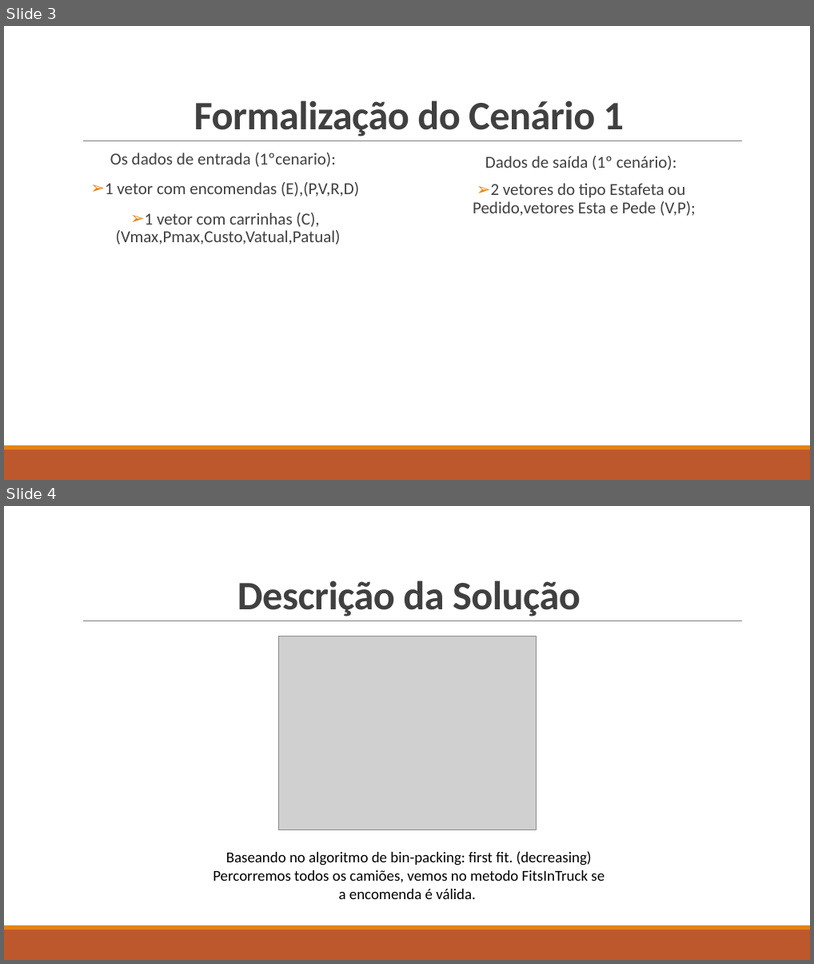
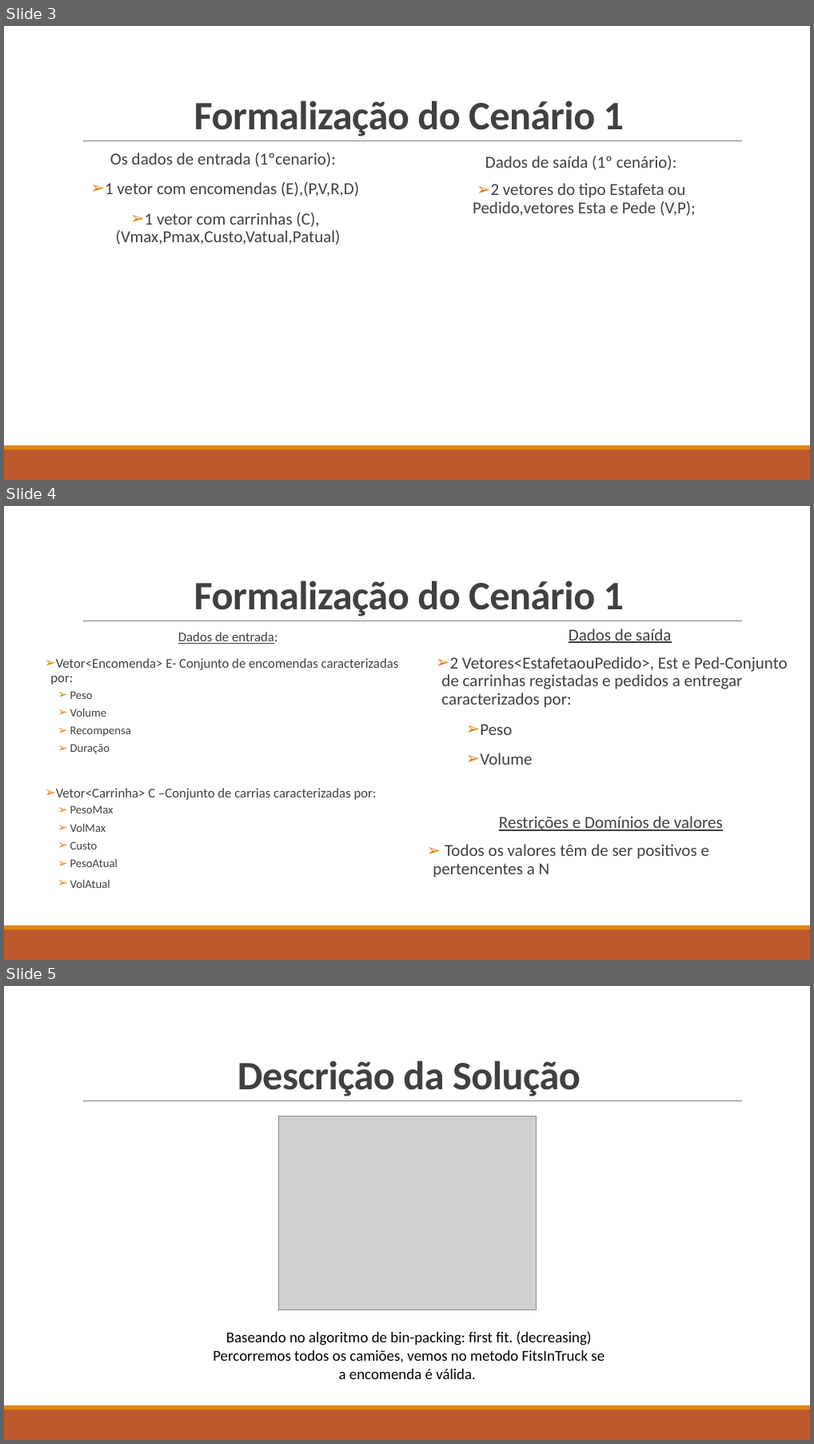
Before and after one commit to Miggs7/DA-Proj-22, a slide deck: Presentation/Logística Urbana para Entrega de Mercadorias.pptx. Shown one above the other, each under a label of ours: slides 3 and 4 before the commit, slides 3, 4 and 5 after it. The pictures are 814x964 and 814x1444 pixels, drawn with LibreOffice and Linux fonts; fonts in the diff are those of the drawing; grey boxes stand for pictures. Boxes give left, top, right and bottom in pixels: in the first picture for what was removed or moved away, otherwise in the second. Text is boxed around its words. In the diff, an @@ line names an element or a change of style, - is before the commit and + after.

```diff
--- a/Presentation/Logística Urbana para Entrega de Mercadorias.pptx
+++ b/Presentation/Logística Urbana para Entrega de Mercadorias.pptx
@@ slide 4 added at [4,506,810,960], background #FFFFFF; not listed: 3 template elements that a slide beside it also shows @@
@@ text added at [194,580,624,616], 48 pt, text #404040, bold @@
+Formalização do Cenário 1
@@ text added at [50,632,399,888], 16 pt, text #404040 @@
+Dados de entrada:
+➢ Vetor<Encomenda> E- Conjunto de encomendas caracterizadas por:
+  ➢ Peso
+  ➢ Volume
+  ➢ Recompensa
+  ➢ Duração
+➢ Vetor<Carrinha> C –Conjunto de carrias caracterizadas por:
+  ➢ PesoMax
+  ➢ VolMax
+  ➢ Custo
+  ➢ PesoAtual
+  ➢ VolAtual
@@ text added at [442,628,788,764], 20 pt, text #404040 @@
+Dados de saída
+➢ 2 Vetores<EstafetaouPedido>, Est e Ped-Conjunto de carrinhas registadas e pedidos a entregar caracterizados por:
+  ➢ Peso
+  ➢ Volume
@@ text added at [433,816,723,877], 20 pt, text #404040 @@
+Restrições e Domínios de valores
+➢ Todos os valores têm de ser positivos e pertencentes a N
@@ what was slide 4 is now slide 5 @@
```
Also in this commit, not shown: 1 other slide added.
